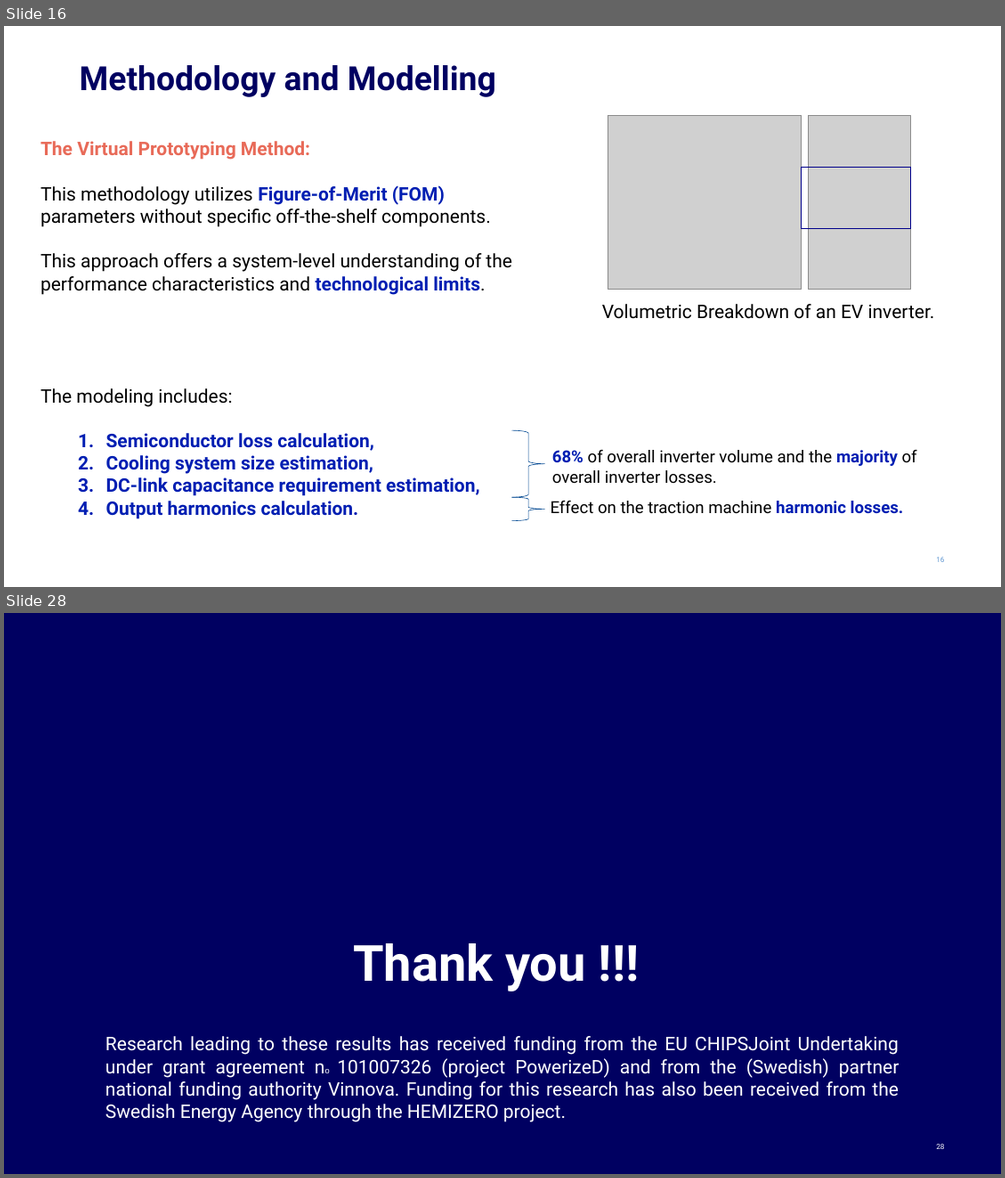
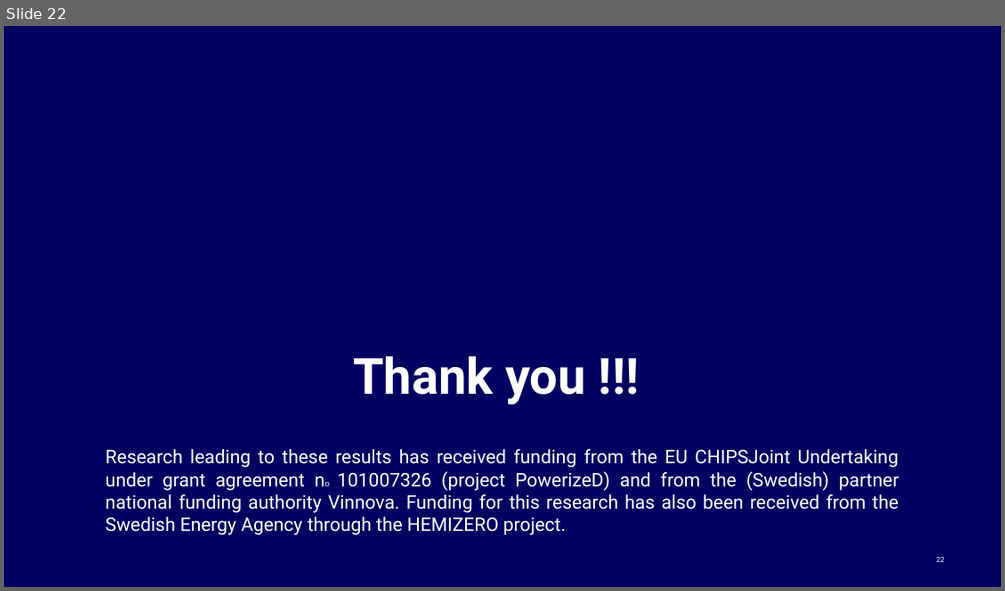
Before and after one commit to EnesAyaz/KTH, a slide deck: PresentationOfMeetings/50PercentSeminar/50PercentEnes.pptx. Shown one above the other, each under a label of ours: slides 16 and 28 before the commit, slide 22 after it; the slides between them are not shown. The pictures are 1005x1178 and 1005x591 pixels, drawn with LibreOffice and Linux fonts; fonts in the diff are those of the drawing; grey boxes stand for pictures; background and template pictures are left out. Boxes give left, top, right and bottom in pixels: in the first picture for what was removed or moved away, otherwise in the second. Text is boxed around its words. In the diff, an @@ line names an element or a change of style, - is before the commit and + after.

```diff
--- a/PresentationOfMeetings/50PercentSeminar/50PercentEnes.pptx
+++ b/PresentationOfMeetings/50PercentSeminar/50PercentEnes.pptx
@@ slide 16 removed at <box>4,26,1001,587</box>, background #FFFFFF @@
@@ title removed at <box>80,65,496,97</box> @@
-Methodology and Modelling
@@ picture removed at <box>607,115,801,289</box> @@
@@ picture removed at <box>809,115,911,289</box> @@
@@ text removed at <box>40,141,512,519</box> @@
-The Virtual Prototyping Method:
-This methodology utilizes Figure-of-Merit (FOM) parameters without specific off-the-shelf components.
-This approach offers a system-level understanding of the performance characteristics and technological limits.
-The modeling includes:
-  1. Semiconductor loss calculation,
-  2. Cooling system size estimation,
-  3. DC-link capacitance requirement estimation,
-  4. Output harmonics calculation.
@@ rectangle removed at <box>801,168,910,229</box> @@
@@ text removed at <box>602,304,935,319</box> @@
-Volumetric Breakdown of an EV inverter.
@@ right brace removed at <box>512,431,544,497</box> @@
@@ text removed at <box>552,450,917,483</box> @@
-68% of overall inverter volume and the majority of overall inverter losses.
@@ right brace removed at <box>512,497,544,520</box> @@
@@ text removed at <box>550,500,904,514</box> @@
-Effect on the traction machine harmonic losses.
@@ page number removed at <box>936,556,944,562</box> @@
-16
@@ what was slide 28 is now slide 22 @@
```
Also in this commit, not shown: 10 slides changed, 10 slides added, 15 other slides removed, 20 other files.
